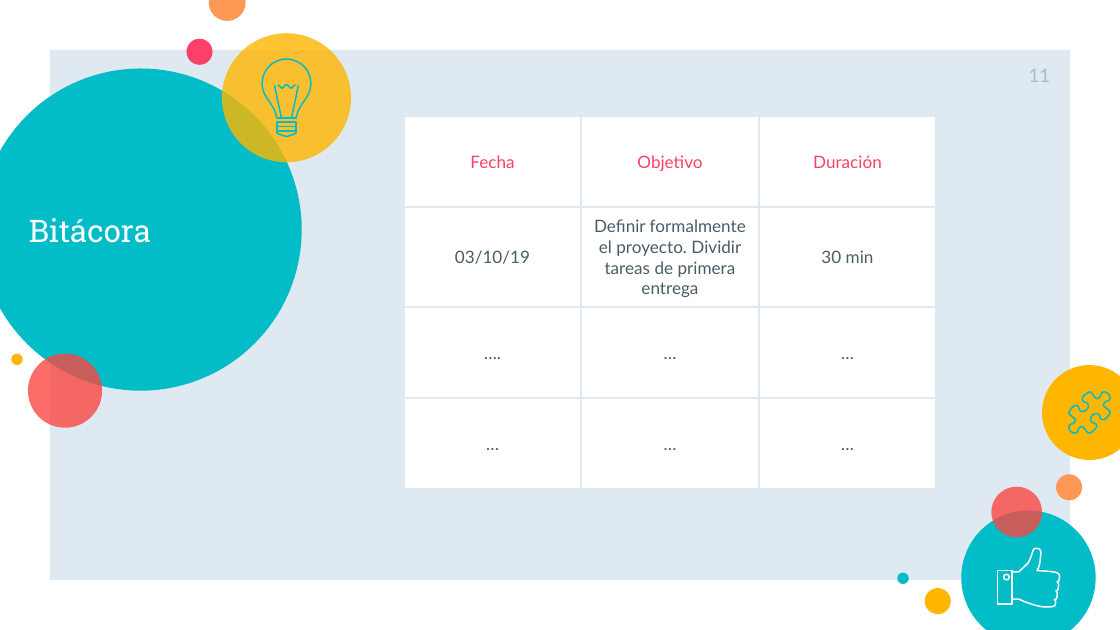
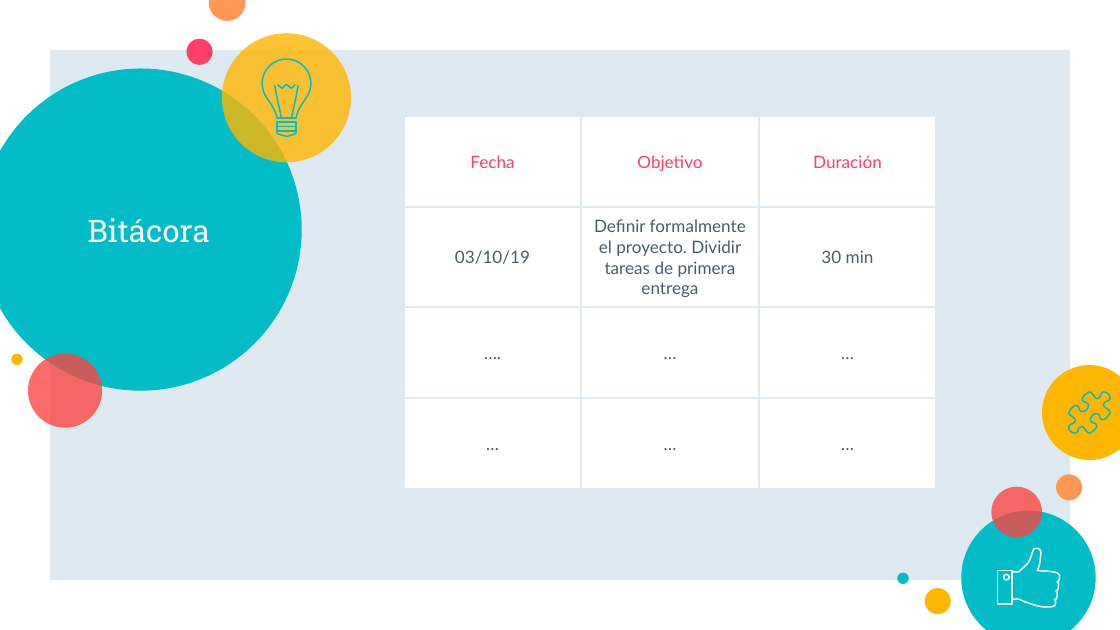
Before and after one commit to JETC-98/OOP, a slide deck: slide 10 of Docs/PrimeraEntrega.pptx (slide 11 before the commit). Drawn at 1120x630 pixels with LibreOffice and Linux fonts; fonts in the diff are those of the drawing. Boxes give left, top, right and bottom in pixels: in the first picture for what was removed or moved away, otherwise in the second. Text is boxed around its words. In the diff, an @@ line names an element or a change of style, - is before the commit and + after.

```diff
--- a/Docs/PrimeraEntrega.pptx
+++ b/Docs/PrimeraEntrega.pptx
@@ title "Bitácora" at <box>88,218,210,243</box>: alignment left to centre @@
@@ page number removed at <box>1029,69,1051,82</box> @@
-11
```
Also in this commit, not shown: 3 other slides changed, 2 slides added, 10 slides removed.
